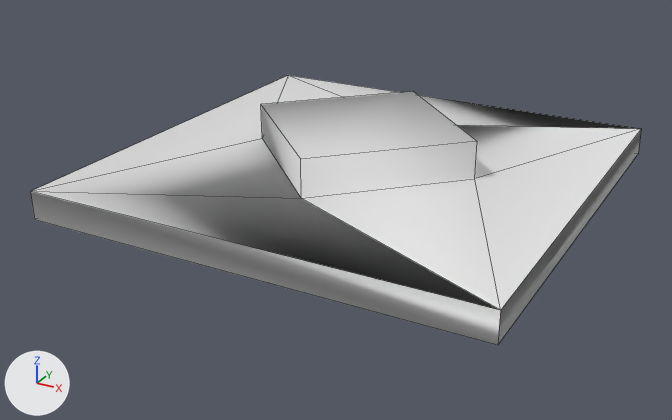
The OBJ model 3d/mini-golf/Obstacle_diamond_01.obj, before and after one commit.
The view is the same before and after, from a 50 mm camera at (4.16, -3.7, 2.37) aimed at (1.42, 1.28, -0.13). Every picture has the same lights, and +X, +Y and +Z are marked at lower left. Mesh edges are drawn as thin lines. Where no turn or scale is listed for an object, it has been applied to the vertices.

The older version as bpy lines, for what is in view:
```python
mat_backcolor = principled_material('BackColor')
mat_backcolor.base_color = (0.8, 0.8, 0.8)  # white #e7e7e7
mat_backcolor.roughness = 1.0
mat_green = principled_material('Green')
mat_green.base_color = (0.8, 0.8, 0.8)  # white #e7e7e7
mat_green.roughness = 1.0
mat_red = principled_material('Red')
mat_red.base_color = (0.8, 0.8, 0.8)  # white #e7e7e7
mat_red.roughness = 1.0
me_obstacle_diamond_01 = bpy.data.meshes.new('Obstacle_diamond_01')
me_obstacle_diamond_01.from_pydata(...)  # 16 vertices, 18 faces; spans x 0.0..3.0, y 0.0..3.0, z 0.0..0.44
# faces by material slot: [7, 10, 1]
me_obstacle_diamond_01.materials.append(mat_green)  # white #e7e7e7
me_obstacle_diamond_01.materials.append(mat_backcolor)  # white #e7e7e7
me_obstacle_diamond_01.materials.append(mat_red)  # white #e7e7e7
ob_obstacle_diamond_01 = bpy.data.objects.new('Obstacle_diamond_01', me_obstacle_diamond_01)
ob_obstacle_diamond_01.location = (0.0, 0.0, 0.0)
```
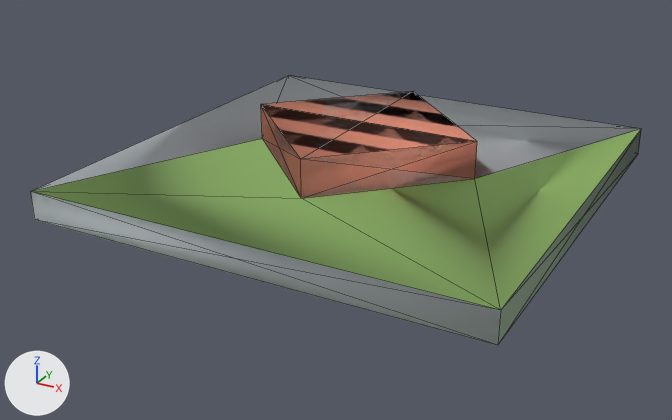
Pixel boxes (x1, y1, x2, y2) of what changed, in the pictures (672 x 420 px):
'Obstacle_diamond_01', recoloured, reshaped
    both: (30, 75, 641, 345)
part 1 of me_obstacle_diamond_01, built on
    both: (30, 92, 641, 345)
part 2 of me_obstacle_diamond_01, recoloured (white to grey)
    both: (33, 75, 638, 191)
part 3 of me_obstacle_diamond_01, recoloured (white to green)
    both: (302, 129, 641, 310)

Patch to the scene script:
```diff
--- a/3d/mini-golf/Obstacle_diamond_01.obj.py
+++ b/3d/mini-golf/Obstacle_diamond_01.obj.py
@@ mat_green @@
 mat_green = principled_material('Green')
-mat_green.base_color = (0.8, 0.8, 0.8)  # white #e7e7e7
+mat_green.base_color = (0.475, 0.788, 0.239)  # green #b7e686
 mat_green.roughness = 1.0
@@ mat_backcolor @@
 mat_backcolor = principled_material('BackColor')
-mat_backcolor.base_color = (0.8, 0.8, 0.8)  # white #e7e7e7
+mat_backcolor.base_color = (0.643, 0.698, 0.733)  # light grey #d2dade
 mat_backcolor.roughness = 1.0
@@ mat_red @@
 mat_red = principled_material('Red')
-mat_red.base_color = (0.8, 0.8, 0.8)  # white #e7e7e7
+mat_red.base_color = (0.71, 0.247, 0.161)  # beige #db8870
 mat_red.roughness = 1.0
@@ me_obstacle_diamond_01 @@
 # used by ob_obstacle_diamond_01; location = (0.0, 0.0, 0.0)
-me_obstacle_diamond_01.from_pydata(...)  # 16 vertices, 18 faces; spans x 0.0..3.0, y 0.0..3.0, z 0.0..0.44
+me_obstacle_diamond_01.from_pydata(...)  # 16 vertices, 48 faces; spans x 0.0..3.0, y 0.0..3.0, z 0.0..0.44
+# me_obstacle_diamond_01 part 1
+# 15 faces are deleted
+# 12 new faces join them, mat_green (green #b7e686)
+# 23 new faces join them, mat_backcolor (light grey #d2dade)
+# 10 new faces join them, mat_red (beige #db8870)
+# me_obstacle_diamond_01 part 2: 3 faces spanning x 0.0..3.0, y 0.0..3.0, z 0.19 switch from mat_green (white #e7e7e7) to mat_backcolor (light grey #d2dade)
+# me_obstacle_diamond_01 part 3: 2 faces spanning x 1.5..3.0, y 0.0..3.0, z 0.19 switch from mat_backcolor (white #e7e7e7) to mat_green (green #b7e686)
+# me_obstacle_diamond_01 part 4: the surface is now shaded flat
 me_obstacle_diamond_01.materials.append(mat_red)
```
